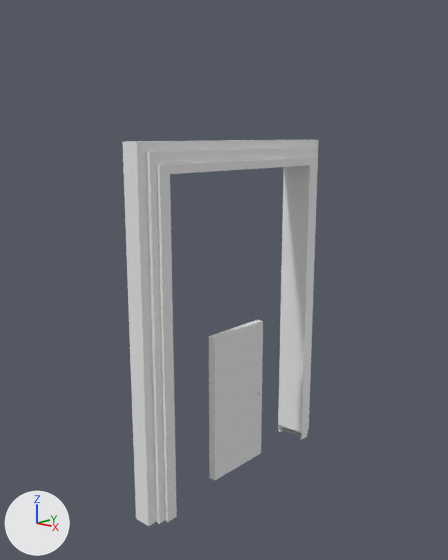
The Blender file Assets/3DAssets/Door.blend, before and after one commit.
Both versions are drawn from a 50 mm camera at (4.61, -5.32, 4.06) aimed at (-0.06, -0.12, 2.43). Arrows for +X, +Y and +Z are at lower left; the lights stay in place.

Names of what the first picture shows: 'Door', 'DoorFrame'.
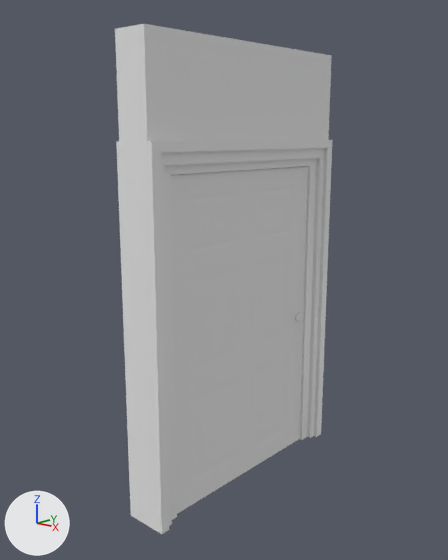
Commit message: re-do to match walls

What the commit changed:
me_plane is used by ob_doorframe; location (-0.1, -1.5, 0.0).
me_plane had 124 vertices, 116 faces and spanned x -0.1..0.3, y 0.0..3.0, z 0.0..4.0.
me_plane now has 88 vertices, 82 faces and spans x 0.0..0.5, y 0.0..3.0, z 0.0..4.0.
Part 1, on me_plane:
114 vertices are removed from x -0.1..0.3, y 0.0..3.0, z 0.0..4.0.
116 faces are deleted.
40 vertices are added at x 0.0..0.5, y 0.11..2.89, z 0.0..3.9.
10 new vertices lie (0.5, 0.0, 0.0) away from vertices in x 0.0, y 0.0..3.0, z 0.0..4.0.
6 new vertices lie (0.0, 0.0, 0.1) away from vertices in x 0.0..0.5, y 0.11..2.89, z 3.8.
6 new vertices lie (0.05, 0.0, 0.0) away from vertices in x 0.0, y 0.11..2.89, z 0.0..3.9.
16 new vertices lie (0.05, 0.0, 0.0) away from vertices in x 0.05..0.4, y 0.19..2.81, z 0.0..3.78.
82 new faces join them.
me_cube_001 has 316 vertices, 302 faces and spans x -0.12..0.03, y 0.0..0.88, z -0.69..1.09.
me_cube_001 is used by ob_door; parent ob_doorframe; location (0.0842, -0.438, 0.751).
me_cube_001 part 2: the whole mesh is scaled about its middle by (1.3, 2.68, 2.06), then moved by (-0.01, 0.74, 1.64).
Mesh me_cube is new.
It is a box spanning x -0.4..0.0, y 0.0..3.0, z 0.0..1.0.
Object 'DoorFrame' (ob_doorframe) moves from (-0.1, -1.5, 0.0) to (-0.19, -1.5, 0.0).
In object 'Door' (ob_door), matrix_parent_inverse goes from Matrix(((1.0, 0.0, 0.0, 0.102), (0.0, 1.0, 0.0, 1.5), (0.0, 0.0, 1.0, 0.0), (0.0, 0.0, 0.0, 1.0))) to Matrix(((1.0, 0.0, 0.0, 0.192), (0.0, 1.0, 0.0, 1.5), (0.0, 0.0, 1.0, 0.0), (0.0, 0.0, 0.0, 1.0))).
Object 'Door' (ob_door) moves from (0.0842, -0.438, 0.751) to (0.177, -1.177, 0.01).
Object 'wallAbove' (ob_wallabove) is new; it shows me_cube.
Its parent is ob_doorframe.
Its matrix parent inverse is Matrix(((1.0, 0.0, 0.0, 0.192), (0.0, 1.0, 0.0, 1.5), (0.0, 0.0, 1.0, 0.0), (0.0, 0.0, 0.0, 1.0))).
Its location is (0.25, -1.5, 4.0).

Location of each change, [x1, y1, x2, y2] in pixels of the pictures (448 x 560 px):
'Door', mesh rescaled, moved: before [209, 320, 263, 480]; after [171, 166, 308, 514]
'DoorFrame', reshaped, moved (10% wider): before [122, 140, 319, 526]; after [116, 140, 332, 534]
'wallAbove', added: after [115, 24, 332, 142]
